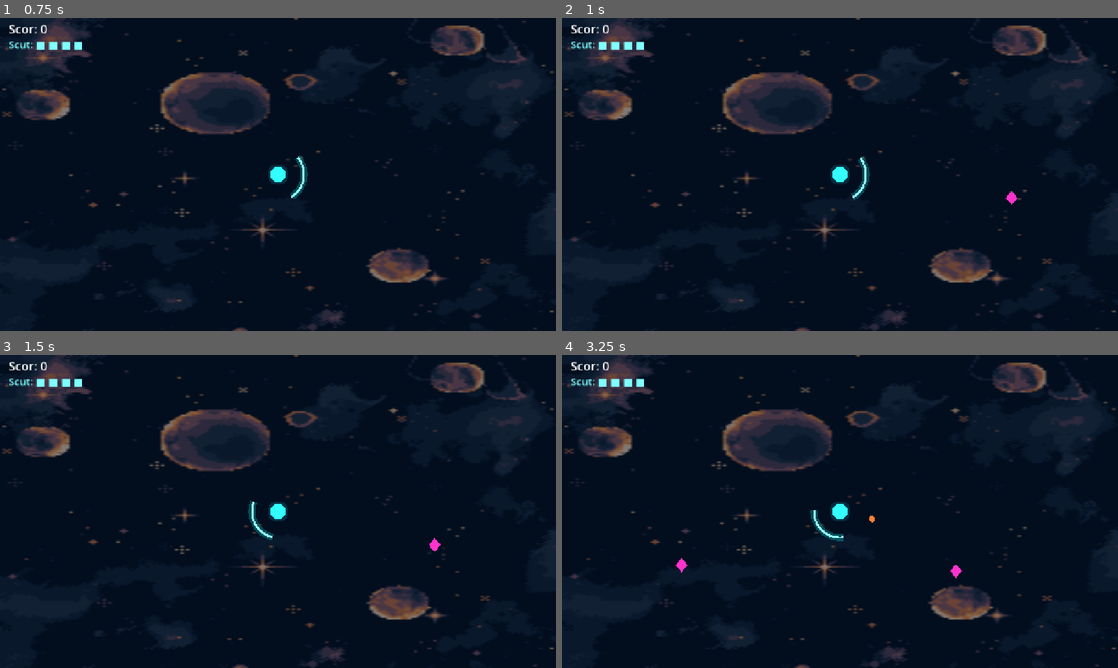
Above: before the commit, frames 1-4 (two rows, left to right).
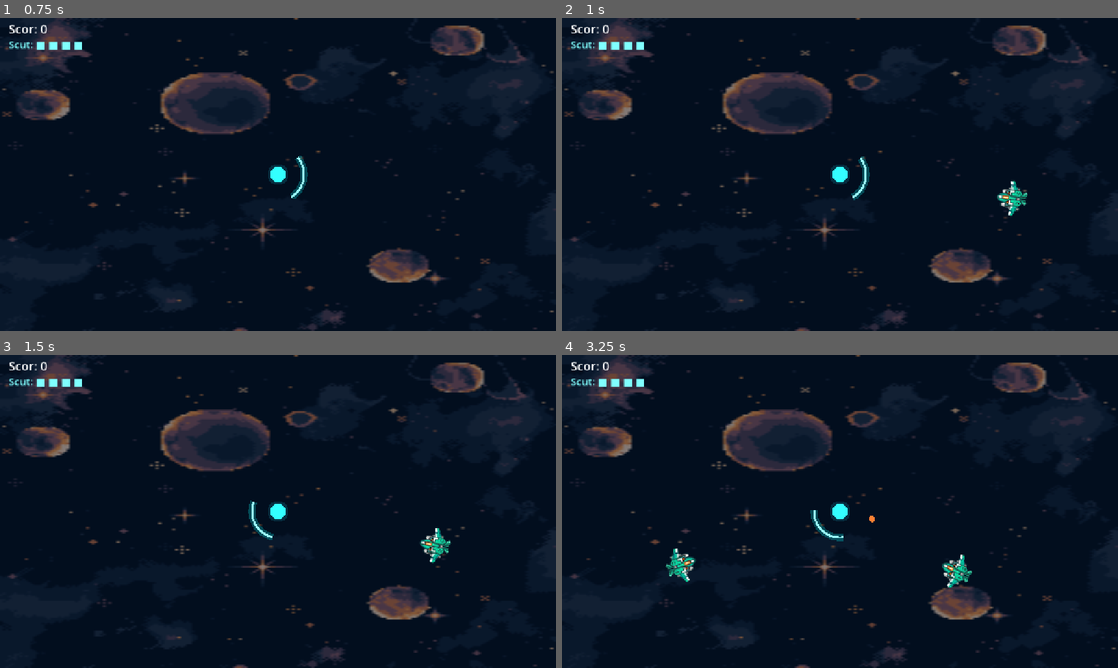
Above: after the commit, the same moments.

Repository: saracraciun10/hackaton
Game: Godot game, scene res://main.tscn
The game is run twice, just before and just after one commit, with the same random seed, the same clock (stepped at 60 frames per second) and the same inputs.
Inputs (mouse positions are in pixels of both pictures, inside the frame that each line leads up to):
- Up to frame 1 (0.75 s): tap Enter at 0.5 s; move the mouse to (400, 158) at 0.52 s; hold Right from 0.53 s (still down); hold R from 0.53 s (still down)
- Up to frame 2 (1 s): keep holding Right; keep holding R
- Up to frame 3 (1.5 s): move the mouse to (166, 527) at 1.27 s; release Right at 1.28 s; release R at 1.28 s; hold Left from 1.28 s (still down); tap R at 1.35 s
- Up to frame 4 (3.25 s): move the mouse to (895, 442) at 2.02 s; release Left at 2.03 s; hold R 2.03-2.78 s; hold Right from 2.03 s (still down); move the mouse to (812, 574) at 2.77 s; tap R at 2.85 s

Frame 1 is identical in both runs. In frame 2, 0.3% of the frame differs, in the area x 78-84%, y 51-64%; in frame 3, 0.3%; in frame 4, 0.6%, in the area x 18-74%, y 61-75%.

Commit message:
update 3

Diff:
--- a/main.gd
+++ b/main.gd
@@ -24,6 +24,7 @@
 var flash := 0.0
 
 var bg: Texture2D = preload("res://assets/background.png")
+var enemy_tex: Texture2D = preload("res://assets/enemy.png")
 func _ready() -> void:
 	randomize()
 	center = get_viewport_rect().size / 2.0
@@ -99,7 +100,7 @@
 			# laserul distruge inamicii prin care trece
 			for i in range(enemies.size() - 1, -1, -1):
 				var epos: Vector2 = center + Vector2.from_angle(enemies[i]["angle"]) * enemies[i]["dist"]
-				if b["pos"].distance_to(epos) < 18.0:
+				if b["pos"].distance_to(epos) < 27.0:
 					enemies.remove_at(i)
 					score += 10
 			if d.length() > 800.0:
@@ -167,13 +168,15 @@
 
 	# inamici (romburi magenta)
 	for e in enemies:
-		var p: Vector2 = center + Vector2.from_angle(e["angle"]) * e["dist"]
-		var col := Color(1.0, 0.2, 0.8)
-		if e["stun"] > 0.0:
-			col = Color(0.5, 0.5, 0.5)
-		draw_colored_polygon(PackedVector2Array([
-			p + Vector2(0, -16), p + Vector2(14, 0),
-			p + Vector2(0, 16), p + Vector2(-14, 0)]), col)
+			var p: Vector2 = center + Vector2.from_angle(e["angle"]) * e["dist"]
+			var tint := Color.WHITE
+			if e["stun"] > 0.0:
+				tint = Color(0.5, 0.5, 0.5)   # gri cand e amortit de unda de soc
+			# rotim nava cu fata spre jucator
+			var ang: float = (center - p).angle() - PI / 2.0
+			draw_set_transform(p, ang, Vector2(1.5,1.5))
+			draw_texture(enemy_tex, -enemy_tex.get_size() / 2.0, tint)
+			draw_set_transform(Vector2.ZERO, 0.0, Vector2.ONE)   # resetam, altfel se strica restul desenului
 
 	# proiectile
 	for b in bullets:
--- a/main.tscn
+++ b/main.tscn
@@ -1,6 +1,6 @@
-[gd_scene load_steps=2 format=3]
+[gd_scene format=3 uid="uid://dyiybs40aafok"]
 
 [ext_resource type="Script" path="res://main.gd" id="1"]
 
-[node name="Main" type="Node2D"]
+[node name="Main" type="Node2D" unique_id=1895281946]
 script = ExtResource("1")
Binary file added: assets/enemy.png
Not shown, added: assets/enemy.png.import
